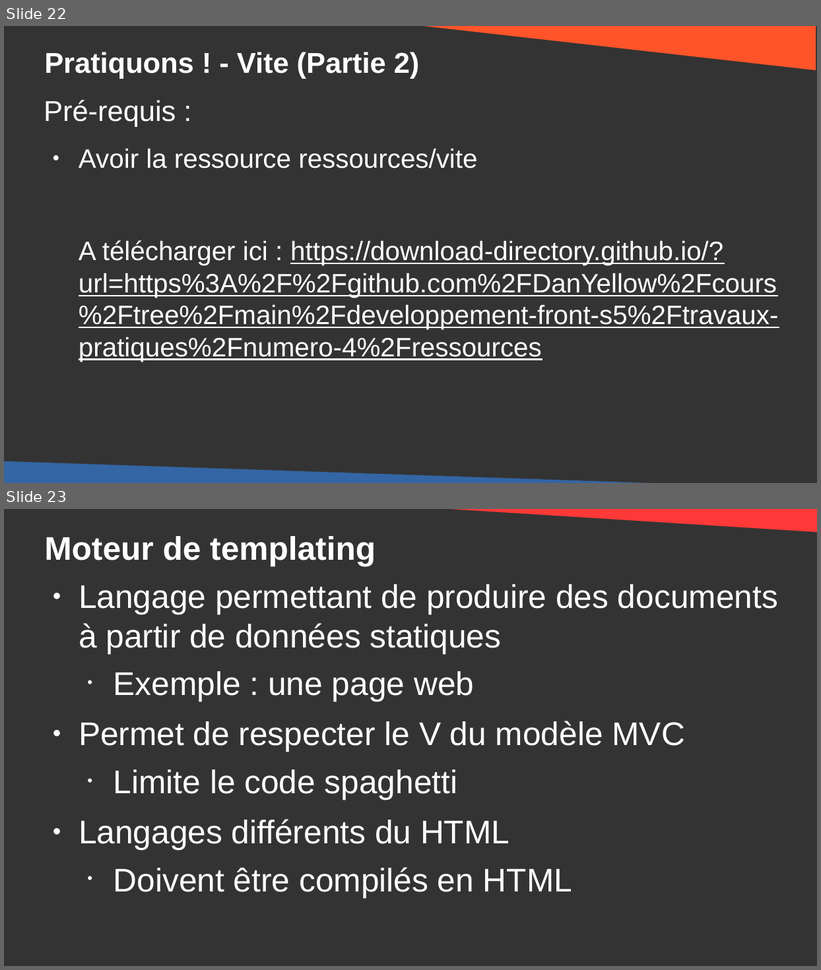
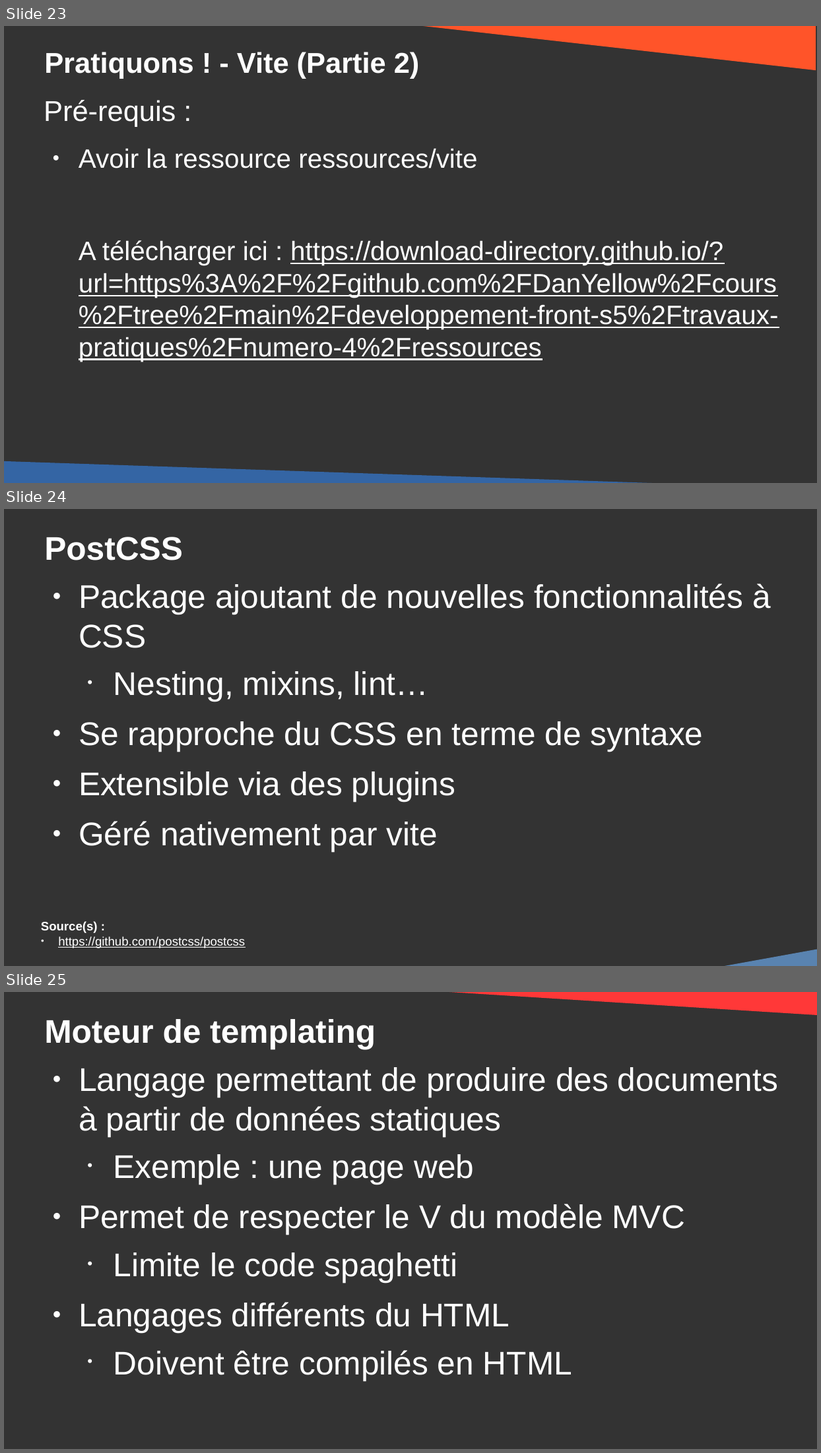
Before and after one commit to DanYellow/cours, a slide deck: developpement-front-s5/travaux-pratiques/numero-4/presentation.odp. Shown one above the other, each under a label of ours: slides 22 and 23 before the commit, slides 23, 24 and 25 after it. The pictures are 821x970 and 821x1453 pixels, drawn with LibreOffice and Linux fonts; fonts in the diff are those of the drawing. Boxes give left, top, right and bottom in pixels: in the first picture for what was removed or moved away, otherwise in the second. Text is boxed around its words. In the diff, an @@ line names an element or a change of style, - is before the commit and + after.

Commit message:
developpement-front-s5 - Update slides related to vite + instructions

```diff
--- a/developpement-front-s5/travaux-pratiques/numero-4/presentation.odp
+++ b/developpement-front-s5/travaux-pratiques/numero-4/presentation.odp
@@ slide 24 added at box(4, 509, 817, 966), background #333333 @@
@@ title added at box(44, 537, 183, 560), 32 pt, text #FFFFFF, bold @@
+PostCSS
@@ text added at box(79, 584, 771, 852), 32 pt, text #FFFFFF @@
+● Package ajoutant de nouvelles fonctionnalités à CSS
+  • Nesting, mixins, lint…
+● Se rapproche du CSS en terme de syntaxe
+● Extensible via des plugins
+● Géré nativement par vite
@@ text added at box(41, 921, 245, 949), 12 pt, text #FFFFFF, underline @@
+Source(s) :
+● https://github.com/postcss/postcss
@@ right triangle added at box(686, 947, 817, 966), fill #5983B0 @@
@@ what was slide 22 is now slide 23 @@
@@ what was slide 23 is now slide 25 @@
```
Also in this commit, not shown: 14 slides changed, 1 other slide added, 4 other files.
